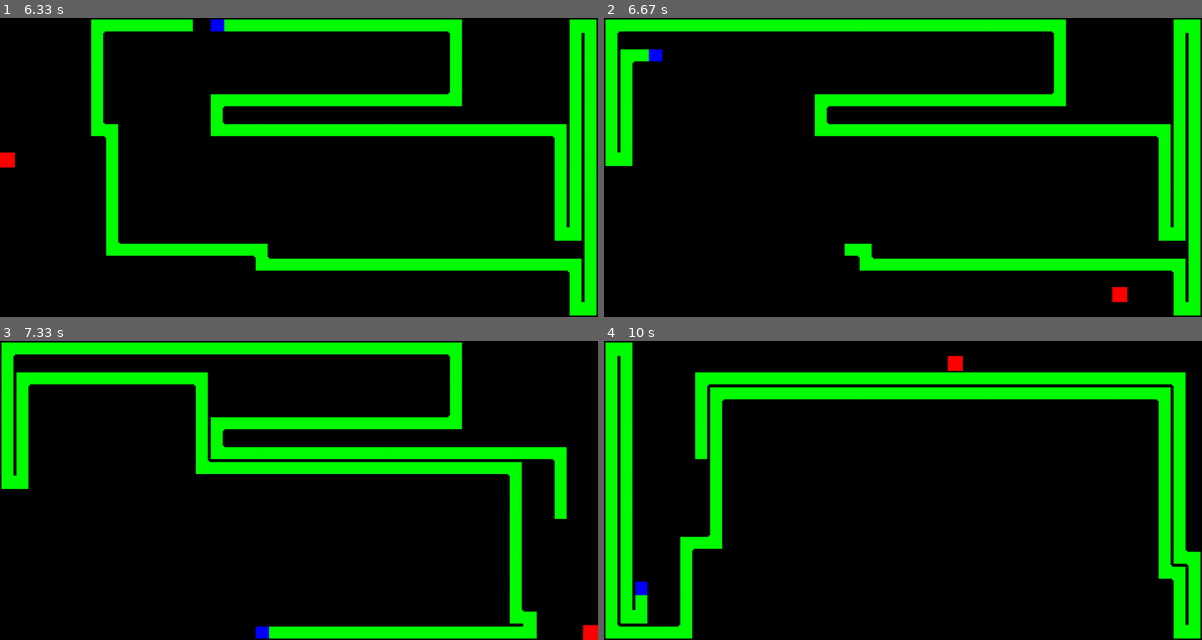
Above: before the commit, frames 1-4 (two rows, left to right).
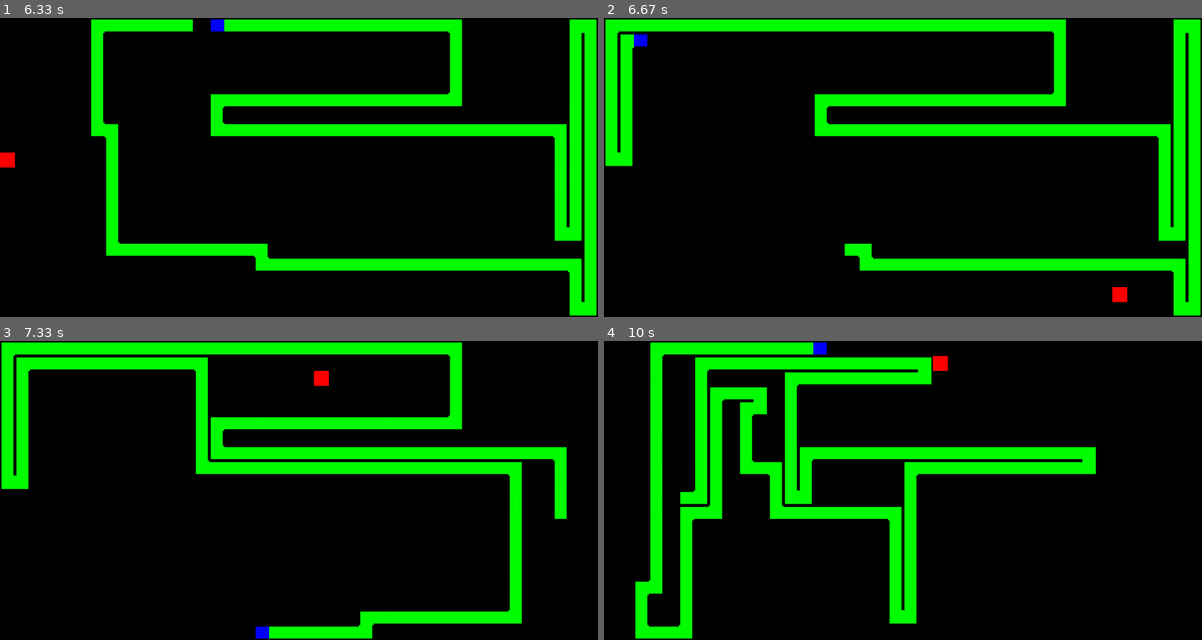
Above: after the commit, the same moments.

Repository: ShenoySameer/SnakeGameAlgorithm
Game: pygame game, started from Main.py
The game is run twice, just before and just after one commit, with the same random seed, the same clock (stepped at 60 frames per second) and the same inputs.
Inputs:
- Up to frame 1 (6.33 s): no input
- Up to frame 2 (6.67 s): no input
- Up to frame 3 (7.33 s): no input
- Up to frame 4 (10 s): no input

Frame 1 is identical in both runs. In frame 2, 0.4% of the frame differs, in the area x 2-10%, y 5-16%; in frame 3, 5.2%; in frame 4, 28%, in the area x 0-100%, y 0-100%.

Commit message:
fixed pathfinding bugs

Diff:
--- a/Algorithm.py
+++ b/Algorithm.py
@@ -46,7 +46,7 @@
                 Q.append(new_path)
                 E.add(node)
                 if node == apple:
-                    new_snake = new_path[::-1] + [snake[i] for i in range(1, len(snake)-len(new_path))]
+                    new_snake = new_path[::-1] + [snake[i+1] for i in range(len(snake)-len(new_path))]
                     accessible_nodes = BFS_basic(G, new_snake)
                     score = len(accessible_nodes - set(new_snake)) / (len(G.keys() - set(new_snake)))
                     # print(score)
@@ -67,8 +67,8 @@
     snake_head = snake[0]
 
     Q = [[snake_head]]
-    E = set(snake)
-    longest_path = []
+    E = set()
+    longest_path = [snake_head]
 
     accessible_nodes = BFS_basic(G, snake)
     target = snake_head
@@ -84,21 +84,17 @@
         v = path[-1]
         E.add(v)
 
-        if len(path) <= len(snake):
-            if snake[-len(path)] in E:
-                E.remove(snake[-len(path)])
-
         adj_nodes = G[v]
         adj_nodes.sort(key = lambda x: absolute_distance(x, target))
         for node in adj_nodes:
             new_path = path + [node]
-            if node not in E:
-                # E.add(node)
+            new_snake = new_path[::-1] + [snake[i+1] for i in range(len(snake)-len(new_path))]
+            # Add snake to explored
+            if node not in (E | set(new_snake[1:])):
                 Q.append(new_path)
                 # Find out if at any point the snake could reach the target point
                 # as the tail leaves that point
                 if travel_distance(node, target) >= dist_from_tail - len(new_path):
-                    new_snake = new_path[::-1] + [snake[i+1] for i in range(len(snake)-len(new_path))]
                     # print('!!!')
                     # print(new_snake)
                     # print(BFS(G, new_snake, apple))
